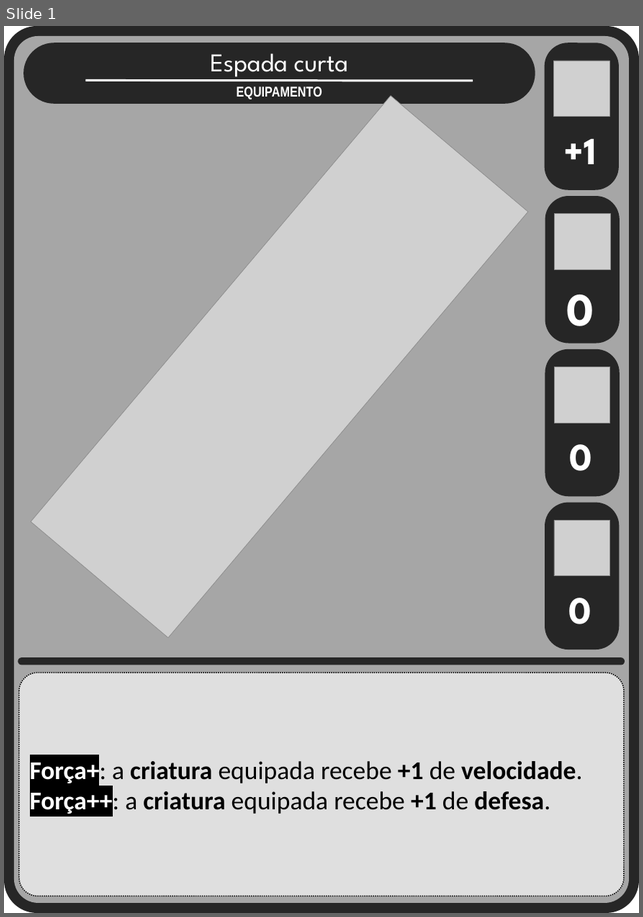
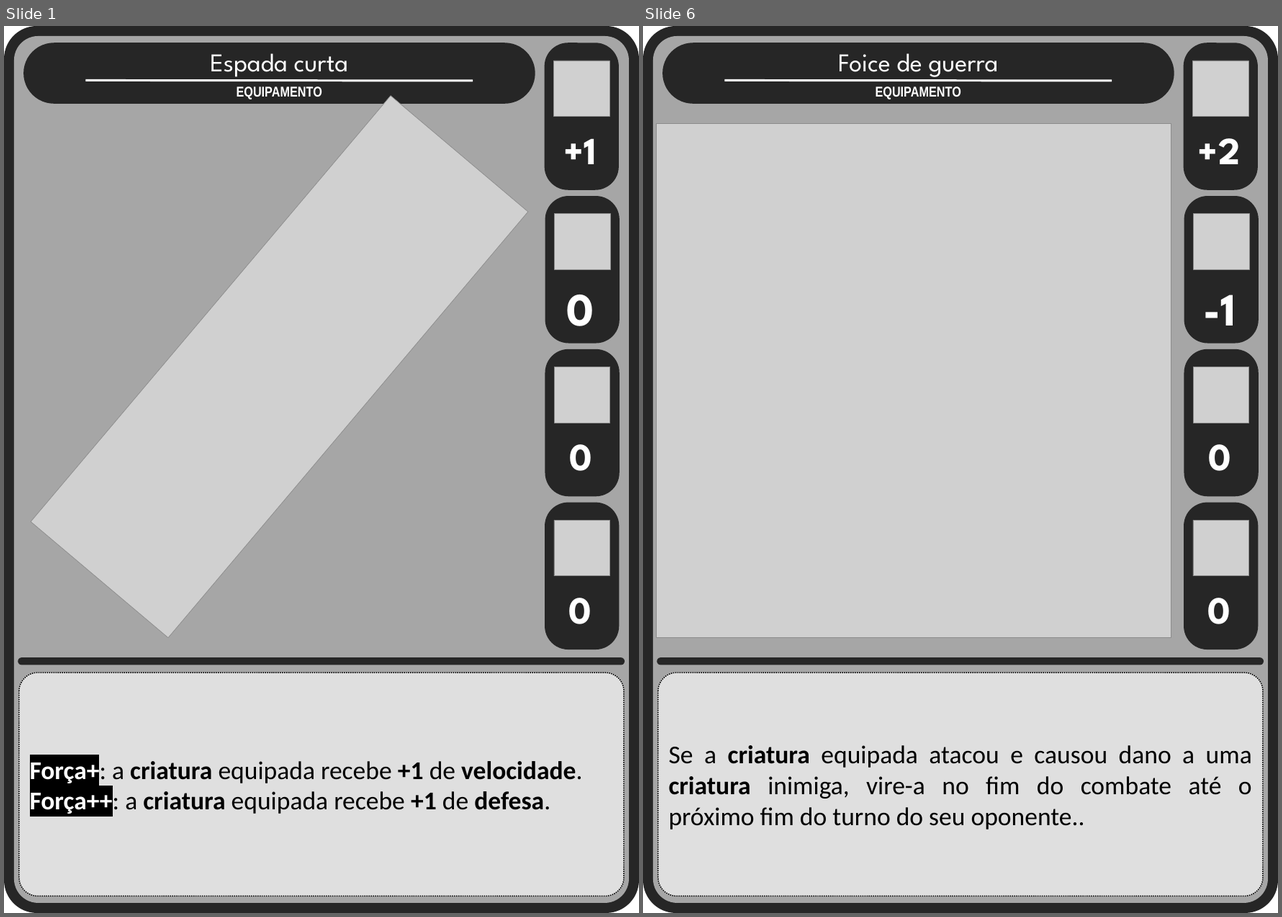
Before and after one commit to Aleyxom/Minimalist-Card-Game, a slide deck: slides tipos cartas/equipamentos.pptx. Shown side by side, each under a label of ours: slide 1 before the commit, slides 1 and 6 after it; the slides between them are not shown. The pictures are 643x917 and 1282x917 pixels, drawn with LibreOffice and Linux fonts; fonts in the diff are those of the drawing; grey boxes stand for pictures. Boxes give left, top, right and bottom in pixels: in the first picture for what was removed or moved away, otherwise in the second. Text is boxed around its words. In the diff, an @@ line names an element or a change of style, - is before the commit and + after.

Commit message:
alterando design de algumas cartas de equip.

```diff
--- a/slides tipos cartas/equipamentos.pptx
+++ b/slides tipos cartas/equipamentos.pptx
@@ slide 6 added at <box>643,26,1278,913</box>, background #FFFFFF @@
@@ group added at <box>643,26,1278,913</box>: 9 rounded rectangles, 6 texts, 5 pictures, 1 line @@
++2
+0
+0
+-1
+Se a criatura equipada atacou e causou dano a uma criatura inimiga, vire-a no fim do combate até o próximo fim do turno do seu oponente..
+Foice de guerra
+EQUIPAMENTO
```
Also in this commit, not shown: 5 other slides added, 3 other files.
